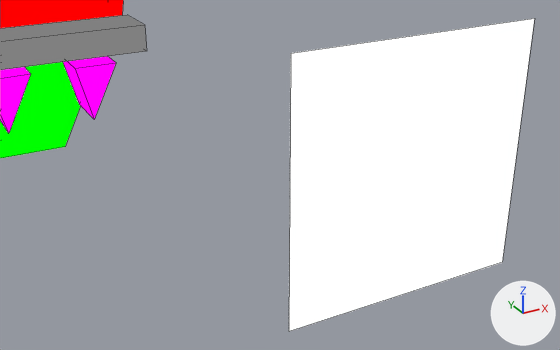
The Blender file assets-source/blender/motion/tyrannosaurus-roar.blend, before and after one commit.
Rendered twice from a 50 mm camera at (86.57, -33.57, 35.48) aimed at (88.84, -29.45, 33.42). Arrows for +X, +Y and +Z are at lower right; the lights stay in place. The first picture is the older version. Mesh edges are drawn as thin lines.

In view in the first picture: 'DinoTycoon_Motion_tyrannosaurus_roar_eye', 'DinoTycoon_Motion_tyrannosaurus_roar_jaw', 'DinoTycoon_Motion_tyrannosaurus_roar_mouth', 'DinoTycoon_Motion_tyrannosaurus_roar_skull', 'DinoTycoon_Motion_tyrannosaurus_roar_tooth_58', 'DinoTycoon_Motion_tyrannosaurus_roar_tooth_61'.
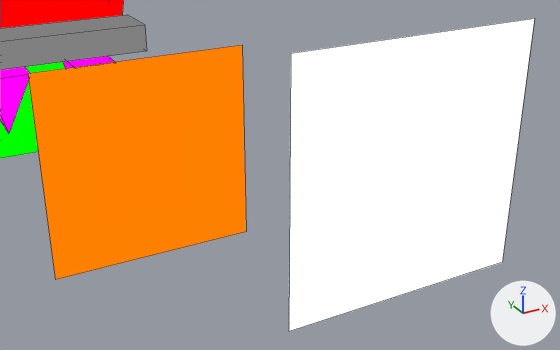
Patch to the scene script:
```diff
--- a/assets-source/blender/motion/tyrannosaurus-roar.blend.py
+++ b/assets-source/blender/motion/tyrannosaurus-roar.blend.py
@@ mat_dinotycoon_role_y @@
+mat_dinotycoon_role_y = emission_material('DinoTycoon_Role_Y')
+mat_dinotycoon_role_y.base_color = (1.0, 0.216, 0.0)  # orange #ff8000
@@ me_dinotycoon_motion_tyrannosaurus_roar_sample_eye_white @@
+me_dinotycoon_motion_tyrannosaurus_roar_sample_eye_white.from_pydata([(87.4, -29.0, 34.2), (88.8, -29.0, 34.2), (88.8, -29.0, 32.8), (87.4, -29.0, 32.8), (87.4, -29.0, 34.2), (88.8, -29.0, 34.2), (88.8, -29.0, 32.8), (87.4, -29.0, 32.8)], [], [(3, 2, 1, 0), (4, 5, 6, 7), (0, 1, 5, 4), (1, 2, 6, 5), (2, 3, 7, 6), (3, 0, 4, 7)])
+me_dinotycoon_motion_tyrannosaurus_roar_sample_eye_white.materials.append(mat_dinotycoon_role_y)  # orange #ff8000
@@ ob_dinotycoon_motion_tyrannosaurus_roar_eye_white @@
+ob_dinotycoon_motion_tyrannosaurus_roar_eye_white = bpy.data.objects.new('DinoTycoon_Motion_tyrannosaurus_roar_eye_white', me_dinotycoon_motion_tyrannosaurus_roar_sample_eye_white)
+ob_dinotycoon_motion_tyrannosaurus_roar_eye_white.location = (0.0, 0.0, 0.0)
```

Location of each change, [x1, y1, x2, y2] in pixels of the pictures (560 x 350 px):
'DinoTycoon_Motion_tyrannosaurus_roar_eye_white', added (orange): after [28, 45, 246, 280]
'DinoTycoon_Motion_tyrannosaurus_roar_jaw', unchanged, covered by the edit: before [0, 62, 80, 158]; after [0, 62, 65, 158]
'DinoTycoon_Motion_tyrannosaurus_roar_tooth_61', unchanged, covered by the edit: before [63, 56, 116, 119]; after [63, 56, 115, 68]
